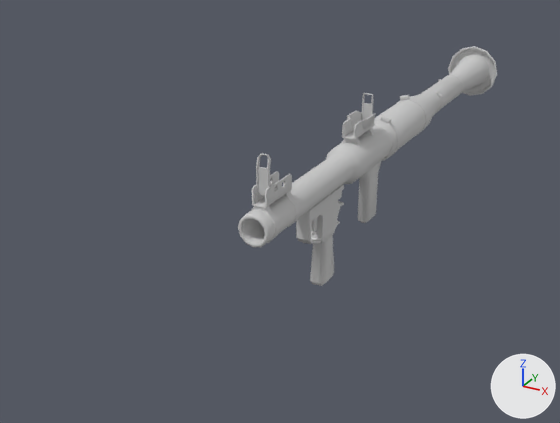
Renders of the FBX model Design/Meshes/Guns/RPG-7/RPG_7_Rev1.fbx from each side of a commit.
Before and after are seen from a camera (50 mm lens) standing at (0.44, -1.102, 0.466) and looking at (-0.09, -0.139, -0.015). Lighting does not change. The marker at lower right points along +X, +Y and +Z. The first picture is the older version. Where no turn or scale is listed for an object, it has been applied to the vertices.

In view in the first picture: 'RPG-7' and 1 more.
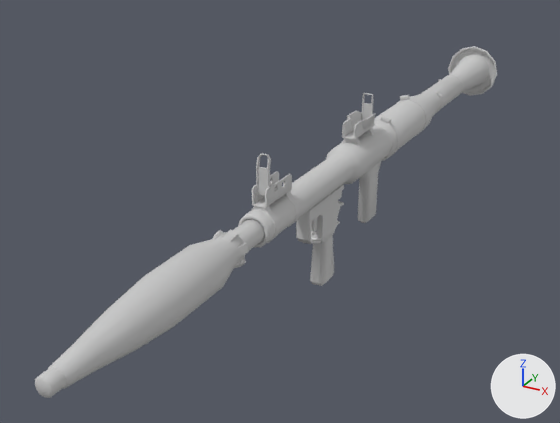
Scene script edits in JSON lines:
```json
{"op": "add", "block": "mat_material__26_001", "code": ["mat_material__26_001 = principled_material('Material__26.001')", "mat_material__26_001.base_color = (0.588, 0.588, 0.588)  # light grey #cacaca", "mat_material__26_001.roughness = 0.742"]}
{"op": "add", "block": "me_rpg_002", "code": ["me_rpg_002 = bpy.data.meshes.new('RPG.002')", "me_rpg_002.from_pydata(...)  # 314 vertices, 330 faces; spans x -0.031..0.031, y -0.723..-0.137, z 0.034..0.095", "me_rpg_002.materials.append(mat_material__26_001)  # light grey #cacaca"]}
{"op": "add", "block": "ob_rpg_projectile", "code": ["ob_rpg_projectile = bpy.data.objects.new('RPG_Projectile', me_rpg_002)", "ob_rpg_projectile.location = (0.0, 0.0, 0.0)"]}
```

Where the change shows, as pixel boxes [x1, y1, x2, y2] in the pictures (560 x 423 px):
```json
{"object": "RPG_Projectile", "change": "added", "after": [35, 219, 265, 398]}
```
